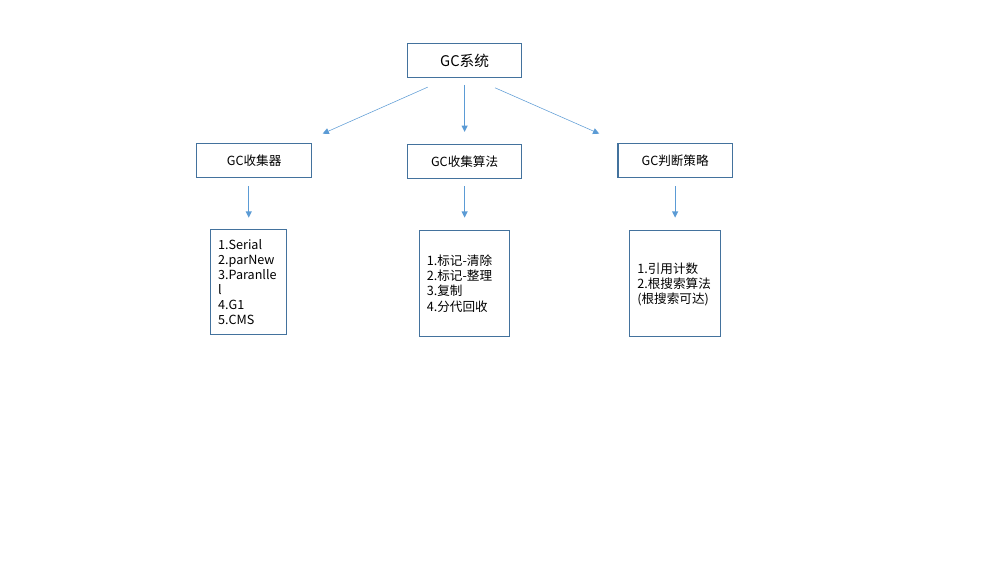
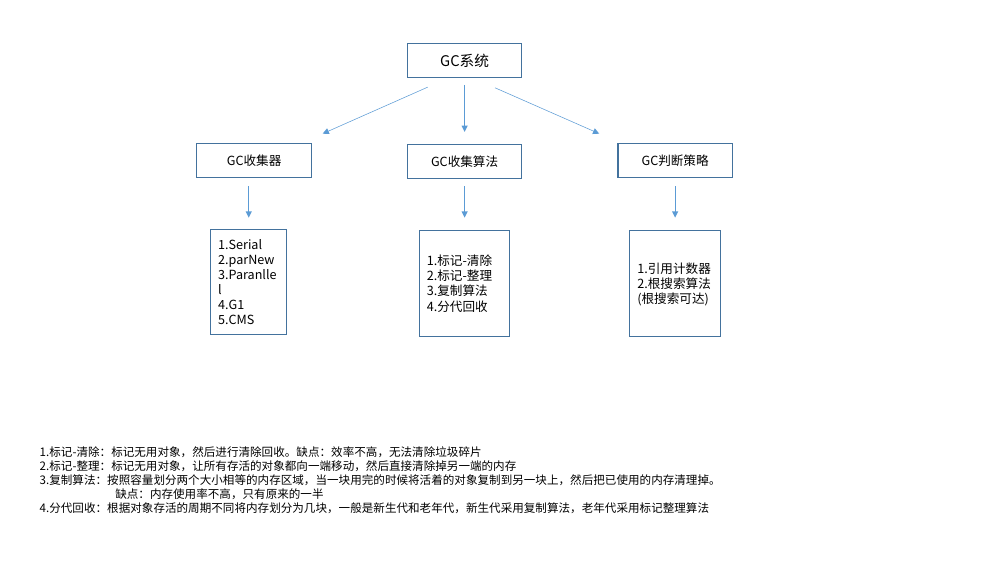
Before and after one commit to dengboyu/future, a slide deck: slide 3 of doc/doc.pptx. Drawn at 1008x567 pixels with LibreOffice and Linux fonts; fonts in the diff are those of the drawing. Boxes give left, top, right and bottom in pixels: in the first picture for what was removed or moved away, otherwise in the second. Text is boxed around its words. In the diff, an @@ line names an element or a change of style, - is before the commit and + after.

```diff
--- a/doc/doc.pptx
+++ b/doc/doc.pptx
@@ text in rectangle at bbox=[637, 262, 710, 274]: text changed @@
-1.引用计数
+1.引用计数器
@@ text in rectangle at bbox=[427, 284, 488, 296]: text changed @@
-3.复制
+3.复制算法
@@ text added at bbox=[40, 446, 721, 513], 11 pt, text #000000 @@
+1.标记-清除：标记无用对象，然后进行清除回收。缺点：效率不高，无法清除垃圾碎片
+2.标记-整理：标记无用对象，让所有存活的对象都向一端移动，然后直接清除掉另一端的内存
+3.复制算法：按照容量划分两个大小相等的内存区域，当一块用完的时候将活着的对象复制到另一块上，然后把已使用的内存清理掉。
+缺点：内存使用率不高，只有原来的一半
+4.分代回收：根据对象存活的周期不同将内存划分为几块，一般是新生代和老年代，新生代采用复制算法，老年代采用标记整理算法
```
Also in this commit, not shown: 1 other slide changed, 2 other files.
